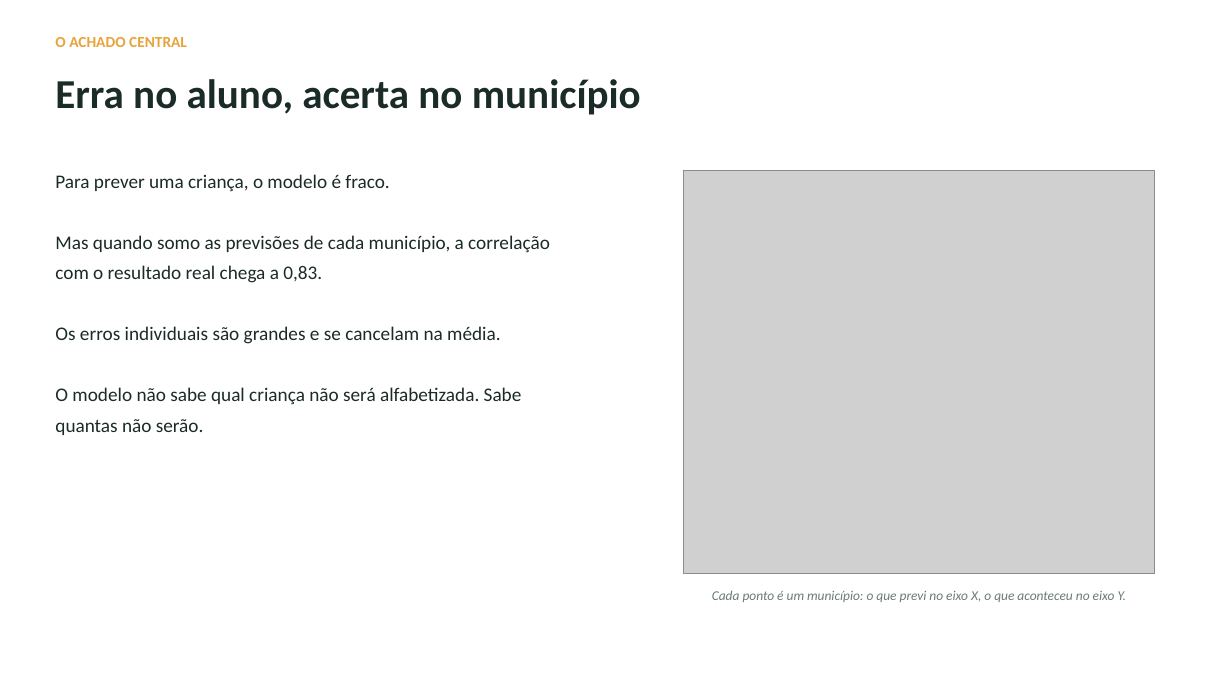
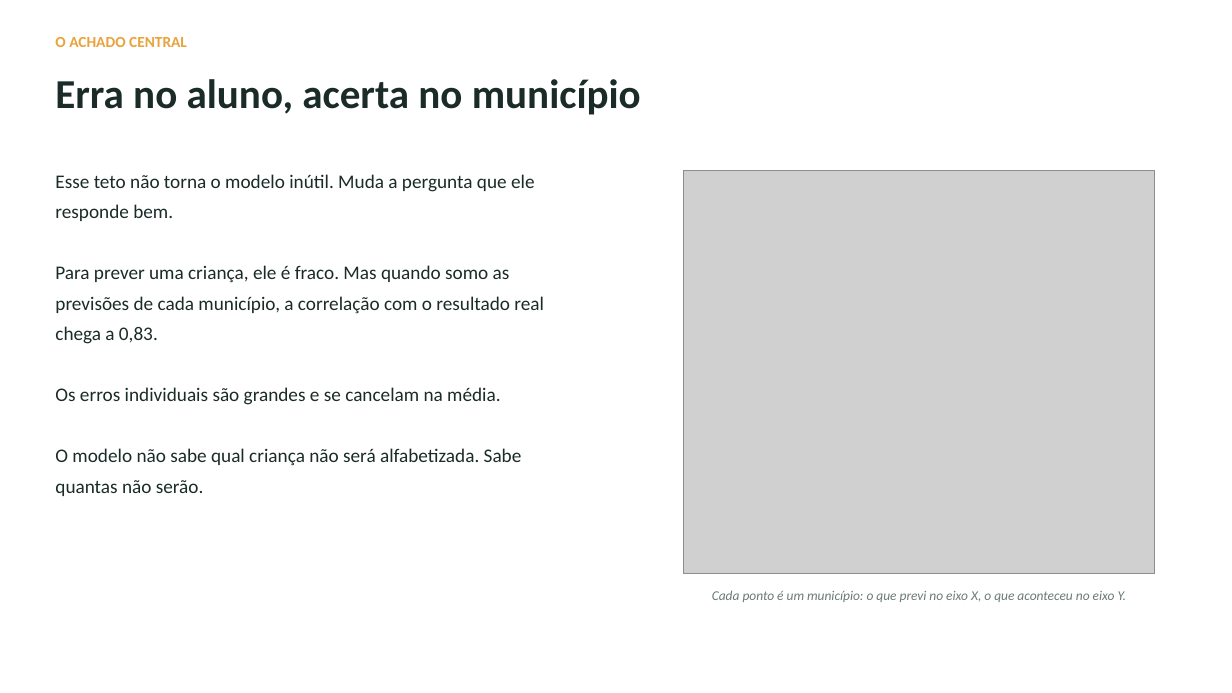
Before and after one commit to tcarvalhodiniz/tech-challenge-fase3, a slide deck: slide 7 of docs/apresentacao.pptx. Drawn at 1232x693 pixels with LibreOffice and Linux fonts; fonts in the diff are those of the drawing; grey boxes stand for pictures. Boxes give left, top, right and bottom in pixels: in the first picture for what was removed or moved away, otherwise in the second. Text is boxed around its words. In the diff, an @@ line names an element or a change of style, - is before the commit and + after.

```diff
--- a/docs/apresentacao.pptx
+++ b/docs/apresentacao.pptx
@@ text at box(55, 174, 544, 344): text changed @@
-Para prever uma criança, o modelo é fraco.
-Mas quando somo as previsões de cada município, a correlação com o resultado real chega a 0,83.
+Esse teto não torna o modelo inútil. Muda a pergunta que ele responde bem.
+Para prever uma criança, ele é fraco. Mas quando somo as previsões de cada município, a correlação com o resultado real chega a 0,83.
```
Also in this commit, not shown: 1 other slide changed, 1 slide added, 2 other files.
